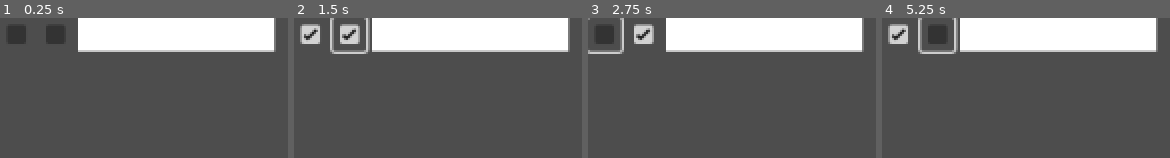
Above: before the commit, frames 1-4 (left to right).
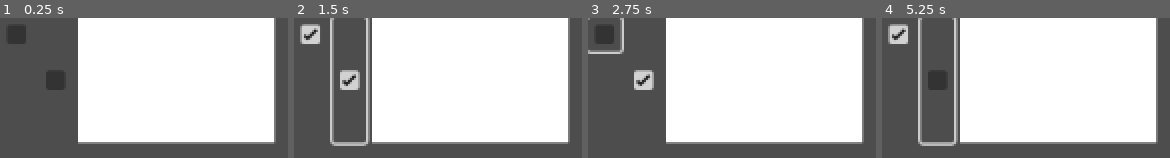
Above: after the commit, the same moments.

Repository: SirLich/godot-hoist
Game: Godot game, scene res://user_interface_test.tscn
Same seed, same stepped clock (60 frames per second), same inputs: the game is played once before the commit and once after it. The project has no main scene, so this scene is started directly.
Inputs (mouse positions are in pixels of both pictures, inside the frame that each line leads up to; where the layout moved, square brackets give the same spot in the first picture):
- Up to frame 1 (0.25 s): no input
- Up to frame 2 (1.5 s): click (311, 34) at 0.5 s; click (348, 81) [348, 34] at 1.25 s
- Up to frame 3 (2.75 s): click (605, 34) at 2 s
- Up to frame 4 (5.25 s): click (936, 81) [936, 34] at 2.75 s; click (899, 34) at 3.5 s; click (936, 81) [936, 34] at 4.25 s; tap Enter at 5 s

The runs differ from the first frame. In frame 1, 48% of the frame differs, in the area x 15-96%, y 5-90%; in frame 2, 50%, in the area x 12-96%, y 4-92%; in frame 3, 48%; in frame 4, 50%.

Commit message:
Add stuff

Diff:
--- /dev/null
+++ b/examples/Example.tscn
@@ -0,0 +1,34 @@
+[gd_scene load_steps=7 format=3 uid="uid://t6nqa4qauubb"]
+
+[ext_resource type="Script" path="res://examples/example.gd" id="1_jsbxn"]
+[ext_resource type="Script" path="res://addons/hoist/hoisted_property.gd" id="2_iq2k1"]
+[ext_resource type="Script" path="res://addons/hoist/the_hoist.gd" id="3_8fs7m"]
+[ext_resource type="Texture2D" uid="uid://bd2cbwjmbr6o8" path="res://icon.svg" id="4_u60pw"]
+
+[sub_resource type="Resource" id="Resource_p1f3b"]
+script = ExtResource("2_iq2k1")
+property_name = "visible"
+property_path = NodePath("Sprite2D")
+property_data = {
+"class_name": &"",
+"hint": 0,
+"hint_string": "",
+"name": "visible",
+"type": 1,
+"usage": 6
+}
+
+[sub_resource type="Resource" id="Resource_u8hbd"]
+resource_local_to_scene = true
+script = ExtResource("3_8fs7m")
+properties = {
+"visible": SubResource("Resource_p1f3b")
+}
+is_new_asset = null
+
+[node name="Example" type="Node2D"]
+script = ExtResource("1_jsbxn")
+hoist = SubResource("Resource_u8hbd")
+
+[node name="Sprite2D" type="Sprite2D" parent="."]
+texture = ExtResource("4_u60pw")
--- /dev/null
+++ b/examples/example.gd
@@ -0,0 +1,4 @@
+extends Node2D
+
+@export_category("Hoisted Variables")
+@export var hoist : TheHoist
--- a/game.gd
+++ b/game.gd
@@ -1,6 +1,5 @@
 @tool
 extends Node2D
 
-@export var hoist : TheHoist
 @export var int_test : int
 @export var string_test : String
--- a/game.tscn
+++ b/game.tscn
@@ -1,42 +1,47 @@
-[gd_scene load_steps=9 format=3 uid="uid://dr7c12yl4i80l"]
+[gd_scene load_steps=8 format=3 uid="uid://dr7c12yl4i80l"]
 
 [ext_resource type="Script" path="res://game.gd" id="1_ns5if"]
-[ext_resource type="Script" path="res://addons/hoist/the_hoist.gd" id="2_pbxmq"]
-[ext_resource type="Script" path="res://addons/hoist/hoisted_property.gd" id="2_w6q2k"]
-[ext_resource type="Texture2D" uid="uid://bd2cbwjmbr6o8" path="res://icon.svg" id="3_2a850"]
+[ext_resource type="PackedScene" uid="uid://t6nqa4qauubb" path="res://examples/Example.tscn" id="2_vvluj"]
+[ext_resource type="Script" path="res://addons/hoist/hoisted_property.gd" id="3_tvwef"]
+[ext_resource type="Script" path="res://addons/hoist/the_hoist.gd" id="4_1slrs"]
 
-[sub_resource type="Resource" id="Resource_xef5w"]
-script = ExtResource("2_w6q2k")
-property_name = "centered"
+[sub_resource type="Resource" id="Resource_qriyh"]
+script = ExtResource("3_tvwef")
+property_name = "visible"
+property_path = NodePath("Sprite2D")
+property_data = {
+"class_name": &"",
+"hint": 0,
+"hint_string": "",
+"name": "visible",
+"type": 1,
+"usage": 6
+}
 
-[sub_resource type="Resource" id="Resource_r0mnq"]
-script = ExtResource("2_w6q2k")
-property_name = "offset"
-
-[sub_resource type="Resource" id="Resource_mb4k1"]
-script = ExtResource("2_w6q2k")
-property_name = "flip_h"
-
-[sub_resource type="Resource" id="Resource_gf34u"]
-script = ExtResource("2_pbxmq")
+[sub_resource type="Resource" id="Resource_xk82r"]
+resource_local_to_scene = true
+script = ExtResource("4_1slrs")
 num_exported = 0
 properties = {
-"centered": SubResource("Resource_xef5w"),
-"flip_h": SubResource("Resource_mb4k1"),
-"offset": SubResource("Resource_r0mnq")
+"visible": SubResource("Resource_qriyh")
+}
+string_id = ""
+
+[sub_resource type="Resource" id="Resource_ar4gh"]
+resource_local_to_scene = true
+script = ExtResource("4_1slrs")
+num_exported = 0
+properties = {
+"visible": SubResource("Resource_qriyh")
 }
 string_id = ""
 
 [node name="Game" type="Node2D"]
-modulate = Color(0.972549, 0, 0.392157, 1)
 script = ExtResource("1_ns5if")
-hoist = SubResource("Resource_gf34u")
-int_test = 98
 
-[node name="Sprite2D" type="Sprite2D" parent="."]
-show_behind_parent = true
-texture = ExtResource("3_2a850")
+[node name="Example" parent="." instance=ExtResource("2_vvluj")]
+hoist = SubResource("Resource_xk82r")
 
-[node name="TextureRect" type="TextureRect" parent="Sprite2D"]
-offset_right = 40.0
-offset_bottom = 40.0
+[node name="Example2" parent="." instance=ExtResource("2_vvluj")]
+position = Vector2(233, 93)
+hoist = SubResource("Resource_ar4gh")
--- a/user_interface_test.tscn
+++ b/user_interface_test.tscn
@@ -18,10 +18,12 @@
 
 [node name="CheckBox" type="CheckBox" parent="VBoxContainer/HBoxContainer"]
 layout_mode = 2
+size_flags_vertical = 0
 
 [node name="CheckBox2" type="CheckBox" parent="VBoxContainer/HBoxContainer"]
 layout_mode = 2
 
 [node name="ColorRect" type="ColorRect" parent="VBoxContainer/HBoxContainer"]
+custom_minimum_size = Vector2(0, 90)
 layout_mode = 2
 size_flags_horizontal = 3
Not shown, added: addons/hoist/editor_types/editor_prop.gd
Not shown, added: addons/hoist/editor_types/editor_prop_check.gd
Not shown, added: addons/hoist/editor_types/editor_prop_unsupported.gd
Not shown, changed: addons/hoist/hoist_property_editor.gd
Not shown, changed: addons/hoist/hoisted_property.gd
Not shown, changed: addons/hoist/inspector_plugins/hoist_inspector.gd
Not shown, changed: addons/hoist/inspector_plugins/hoisted_property_inspector.gd
Not shown, changed: addons/hoist/property_override_checkbox.gd
Not shown, changed: addons/hoist/the_hoist.gd
